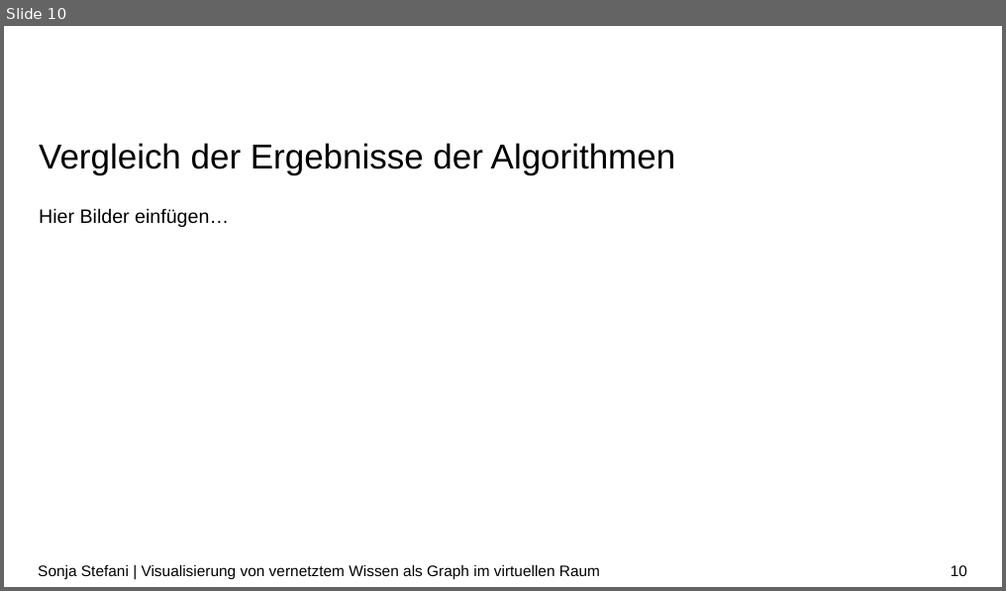
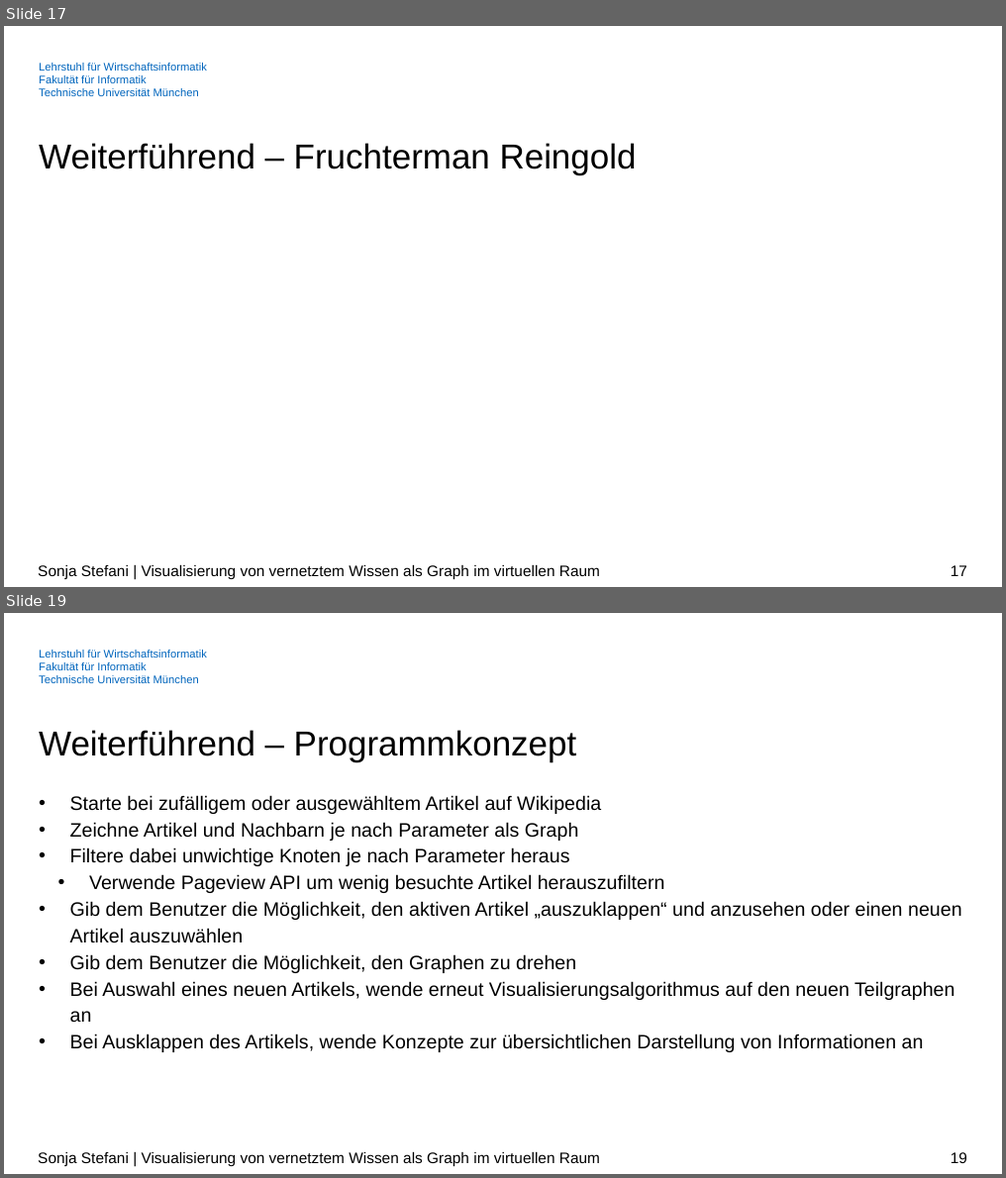
Before and after one commit to SonjaSt/knowledge-visualization-vr, a slide deck: Dokumente/Zwischenpraesentation_BA.pptx. Shown one above the other, each under a label of ours: slide 10 before the commit, slides 17 and 19 after it; the slides between them are not shown. The pictures are 1006x591 and 1006x1178 pixels, drawn with LibreOffice and Linux fonts; fonts in the diff are those of the drawing; grey boxes stand for pictures; background and template pictures are left out. Boxes give left, top, right and bottom in pixels: in the first picture for what was removed or moved away, otherwise in the second. Text is boxed around its words. In the diff, an @@ line names an element or a change of style, - is before the commit and + after.

```diff
--- a/Dokumente/Zwischenpraesentation_BA.pptx
+++ b/Dokumente/Zwischenpraesentation_BA.pptx
@@ slide 19 added at box(4, 613, 1002, 1174), background #FFFFFF; not listed: 1 template element that a slide beside it also shows @@
@@ title added at box(39, 730, 577, 762), 25 pt, text #000000 @@
+Weiterführend – Programmkonzept
@@ text added at box(70, 795, 962, 1053), 14 pt, text #000000 @@
+• Starte bei zufälligem oder ausgewähltem Artikel auf Wikipedia
+• Zeichne Artikel und Nachbarn je nach Parameter als Graph
+• Filtere dabei unwichtige Knoten je nach Parameter heraus
+  • Verwende Pageview API um wenig besuchte Artikel herauszufiltern
+• Gib dem Benutzer die Möglichkeit, den aktiven Artikel „auszuklappen“ und anzusehen oder einen neuen Artikel auszuwählen
+• Gib dem Benutzer die Möglichkeit, den Graphen zu drehen
+• Bei Auswahl eines neuen Artikels, wende erneut Visualisierungsalgorithmus auf den neuen Teilgraphen an
+• Bei Ausklappen des Artikels, wende Konzepte zur übersichtlichen Darstellung von Informationen an
@@ text added at box(38, 1153, 600, 1167), 11 pt, text #000000 @@
+Sonja Stefani | Visualisierung von vernetztem Wissen als Graph im virtuellen Raum
@@ page number added at box(950, 1153, 967, 1163), 11 pt, text #000000 @@
+19
@@ what was slide 10 is now slide 17 @@
@@ slide 17 changed as well @@
@@ text added at box(39, 63, 207, 96), 8 pt, text #0065BD @@
+Lehrstuhl für Wirtschaftsinformatik
+Fakultät für Informatik
+Technische Universität München
@@ title at box(39, 143, 637, 175): text changed @@
-Vergleich der Ergebnisse der Algorithmen
+Weiterführend – Fruchterman Reingold
@@ text removed at box(39, 208, 229, 227) @@
-Hier Bilder einfügen…
@@ page number at box(950, 566, 967, 576): text changed @@
-10
+17
```
Also in this commit, not shown: 10 other slides changed, 7 other slides added, 30 other files.
